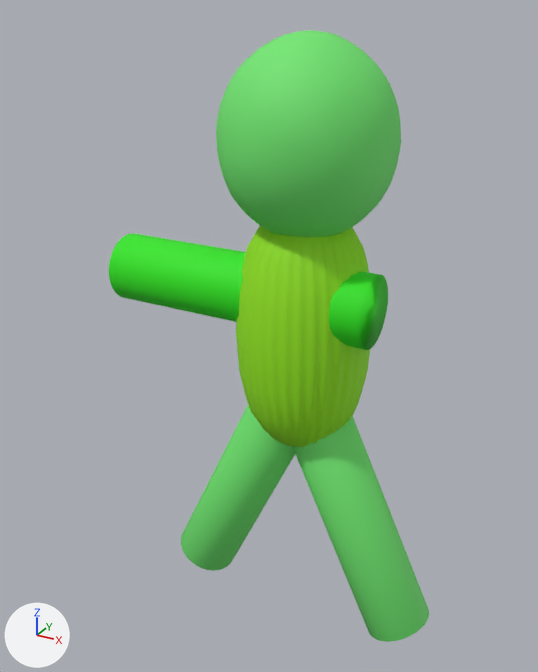
The FBX model blender/zombie1.fbx, before and after one commit.
Before and after are seen from a camera (50 mm lens) standing at (1.9, -3.29, 4.01) and looking at (-0.01, 0.2, 2.26). Every picture has the same lights, and +X, +Y and +Z are marked at lower left. Where no turn or scale is listed for an object, it has been applied to the vertices.
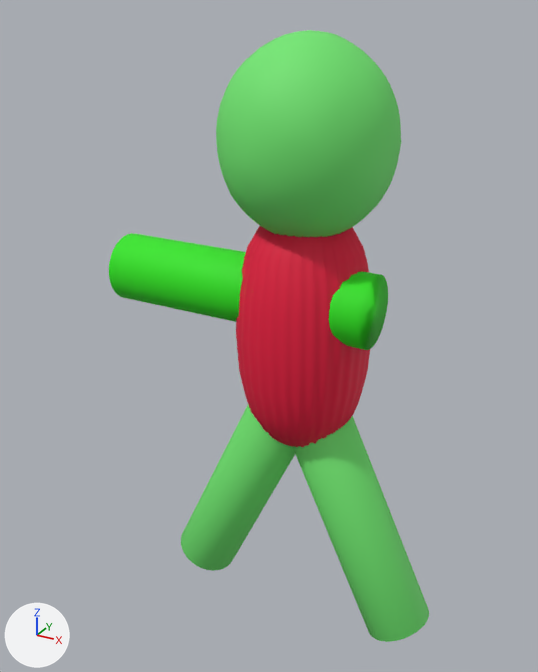
The newer file is also turned or shifted as a whole; pictures and numbers use the older file's frame.

What the commit changed:
Material 'Material.002' (mat_material_002) changes colour from green #94e718 to red #e7113d; in linear values from (0.296, 0.8, 0.00886) to (0.8, 0.00541, 0.0467).

Changed parts and their boxes (x1, y1, x2, y2) in the pictures (538 x 672 px):
'Cylinder', recoloured (green to red): (236, 226, 370, 447) in both
